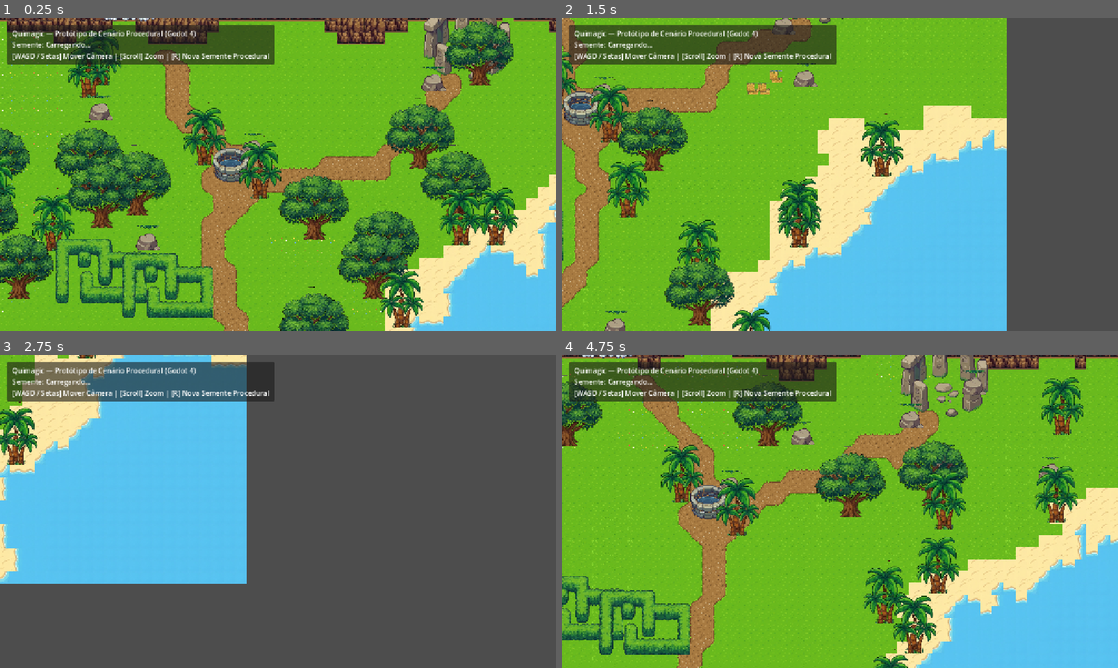
Above: before the commit, frames 1-4 (two rows, left to right).
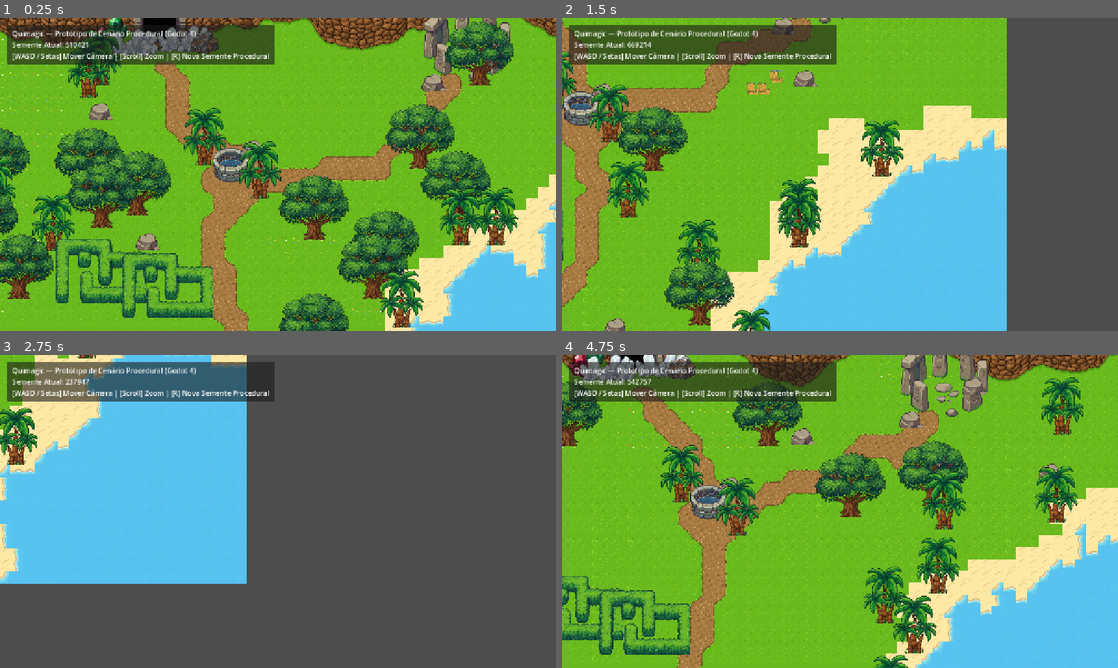
Above: after the commit, the same moments.

Repository: danilloevan/quimagic
Game: Godot game, scene res://scenes/world/world.tscn
The game is run twice, just before and just after one commit, with the same random seed, the same clock (stepped at 60 frames per second) and the same inputs.
Inputs (mouse positions are in pixels of both pictures, inside the frame that each line leads up to):
- Up to frame 1 (0.25 s): no input
- Up to frame 2 (1.5 s): tap Enter at 0.5 s; move the mouse to (962, 158) at 0.52 s; hold D 0.53-1.28 s; tap R at 0.6, 1.35 s; click (962, 158) at 0.67 s; move the mouse to (728, 190) at 1.27 s; hold S from 1.28 s (still down); click (728, 190) at 1.42 s
- Up to frame 3 (2.75 s): move the mouse to (333, 442) at 2.02 s; release S at 2.03 s; hold D from 2.03 s (still down); tap R at 2.1 s; click (333, 442) at 2.17 s
- Up to frame 4 (4.75 s): move the mouse to (812, 574) at 2.77 s; release D at 2.78 s; hold W 2.78-3.53 s; tap R at 2.85, 3.6, 4.35 s; click (812, 574) at 2.92 s; move the mouse to (1006, 558) at 3.52 s; hold A from 3.53 s (still down); click (1006, 558) at 3.67 s; move the mouse to (673, 464) at 4.27 s; click (673, 464) at 4.42 s

The runs differ from the first frame. In frame 1, 5.2% of the frame differs, in the area x 0-100%, y 0-87%; in frame 2, 0.5%; in frame 3, 0.1%; in frame 4, 4.4%.

Commit message:
fix: fix dirt tiles and set rock renders

Diff:
--- /dev/null
+++ b/assets/shaders/cliff.gdshader
@@ -0,0 +1,187 @@
+shader_type canvas_item;
+render_mode unshaded;
+
+// Perfil da falésia por coluna de pixel (gerado em CliffRenderer):
+//   linha 0: R = base (com rochas arredondadas), G = topo/borda, B = t da rocha da base (-1..1), A = largura da rocha da base (px)
+//   linha 1: R = base suave (sem rochas), G = t da rocha da borda (-1..1), B = largura da rocha da borda (px)
+uniform sampler2D profile : filter_nearest, repeat_disable;
+uniform vec2 area_size = vec2(2048.0, 512.0);
+uniform float seed = 0.0;
+uniform float shadow_px = 6.0;
+
+uniform vec4 col_outline : source_color = vec4(0.204, 0.122, 0.067, 1.0);
+uniform vec4 col_dark : source_color = vec4(0.353, 0.216, 0.110, 1.0);
+uniform vec4 col_mid_dark : source_color = vec4(0.478, 0.298, 0.149, 1.0);
+uniform vec4 col_mid : source_color = vec4(0.604, 0.400, 0.204, 1.0);
+uniform vec4 col_light : source_color = vec4(0.725, 0.510, 0.275, 1.0);
+uniform vec4 col_highlight : source_color = vec4(0.847, 0.651, 0.388, 1.0);
+uniform vec4 col_shadow : source_color = vec4(0.06, 0.14, 0.02, 0.40);
+
+float hash1(vec2 p) {
+	return fract(sin(dot(p, vec2(127.1, 311.7)) + seed) * 43758.5453);
+}
+
+vec2 hash2(vec2 p) {
+	return fract(sin(vec2(dot(p, vec2(127.1, 311.7)), dot(p, vec2(269.5, 183.3))) + seed) * 43758.5453);
+}
+
+// Dithering ordenado 4x4 (Bayer) para transições de tom com cara de pixel art
+float bayer4(vec2 p) {
+	int x = int(mod(p.x, 4.0));
+	int y = int(mod(p.y, 4.0));
+	int b_lo = (((x & 1) ^ (y & 1)) << 1) | (y & 1);
+	int xh = (x >> 1) & 1;
+	int yh = (y >> 1) & 1;
+	int b_hi = ((xh ^ yh) << 1) | yh;
+	return (float(b_lo * 4 + b_hi) + 0.5) / 16.0;
+}
+
+// Voronoi com distância real à borda da célula (técnica de Inigo Quilez).
+// Retorna: xy = pixel - centro da rocha (unid. de célula), z = distância à borda, w = hash da rocha
+vec4 voronoi(vec2 x) {
+	vec2 n = floor(x);
+	vec2 f = fract(x);
+	vec2 mg = vec2(0.0);
+	vec2 mr = vec2(0.0);
+	float md = 8.0;
+	for (int j = -1; j <= 1; j++) {
+		for (int i = -1; i <= 1; i++) {
+			vec2 g = vec2(float(i), float(j));
+			vec2 o = 0.2 + 0.6 * hash2(n + g);
+			vec2 r = g + o - f;
+			float d = dot(r, r);
+			if (d < md) {
+				md = d;
+				mr = r;
+				mg = g;
+			}
+		}
+	}
+	md = 8.0;
+	for (int j = -2; j <= 2; j++) {
+		for (int i = -2; i <= 2; i++) {
+			vec2 g = mg + vec2(float(i), float(j));
+			vec2 o = 0.2 + 0.6 * hash2(n + g);
+			vec2 r = g + o - f;
+			if (dot(mr - r, mr - r) > 0.00001) {
+				md = min(md, dot(0.5 * (mr + r), normalize(r - mr)));
+			}
+		}
+	}
+	return vec4(-mr, md, hash1(n + mg));
+}
+
+vec4 rock_color(float s) {
+	if (s < 0.22) return col_dark;
+	if (s < 0.42) return col_mid_dark;
+	if (s < 0.64) return col_mid;
+	if (s < 0.84) return col_light;
+	return col_highlight;
+}
+
+// Sombreamento de uma rocha abaulada: luz vindo de cima/esquerda, bordas mais escuras
+float boulder_shade(vec2 v, float edge01, float h) {
+	vec2 L = normalize(vec2(-0.55, -0.85));
+	float lit = clamp(dot(v / 0.5, L), -1.0, 1.0);
+	float rim = smoothstep(0.0, 1.0, edge01);
+	float s = 0.52 + 0.30 * lit * rim;
+	s *= mix(0.55, 1.0, rim);
+	s += (h - 0.5) * 0.14;
+	return s;
+}
+
+vec4 compute_cliff_color(vec2 uv) {
+	vec2 p = floor(uv * area_size) + 0.5;
+	int ix = clamp(int(p.x), 0, int(area_size.x) - 1);
+	vec4 a = texelFetch(profile, ivec2(ix, 0), 0);
+	vec4 b = texelFetch(profile, ivec2(ix, 1), 0);
+	float bottom = a.r;
+	float top = a.g;
+	float bt = a.b;
+	float bw = max(a.a, 1.0);
+	float base_smooth = b.r;
+	float tt = b.g;
+	float tw = max(b.b, 1.0);
+	float y = p.y;
+	float dith = (bayer4(p) - 0.5) * 0.10;
+
+	// --- Sombra projetada sobre a grama ---
+	if (y > bottom) {
+		float d = y - bottom;
+		if (d < 2.0) {
+			return col_shadow;
+		} else if (d < shadow_px) {
+			return vec4(col_shadow.rgb, col_shadow.a * 0.5);
+		} else {
+			return vec4(0.0);
+		}
+	}
+	// Contorno inferior
+	if (y > bottom - 1.0) {
+		return col_outline;
+	}
+
+	// --- Rochas arredondadas da base (silhueta recortada) ---
+	float bh = clamp(bw * 0.6, 9.0, 18.0);
+	float cap = sqrt(max(1.0 - bt * bt, 0.0));
+	float boul_top = bottom - bh * (0.45 + 0.55 * cap);
+	if (y >= boul_top && y > top + 4.0) {
+		float edge_px = (1.0 - abs(bt)) * bw * 0.5;
+		if (edge_px < 1.0 || y < boul_top + 1.0) {
+			return col_outline;
+		}
+		float v = (y - boul_top) / max(bottom - boul_top, 1.0);
+		vec2 vv = vec2(bt, v * 2.0 - 1.0) * 0.5;
+		float e = min(edge_px, min(y - boul_top, bottom - y)) / 5.0;
+		float h = hash1(vec2(floor(p.x - (bt + 1.0) * 0.5 * bw + 0.5), 3.0));
+		float s = boulder_shade(vv, e, h) - 0.06;
+		return rock_color(s + dith);
+	}
+
+	// --- Paredão rochoso (face voltada para o sul) ---
+	if (y >= top) {
+		float depth = y - top;
+		if (depth < 1.0) {
+			return col_dark;
+		}
+		// Rachaduras entre as rochas da borda descem um pouco pela face
+		float top_edge_px = (1.0 - abs(tt)) * tw * 0.5;
+		if (top_edge_px < 1.0 && depth < 5.0) {
+			return col_outline;
+		}
+		float ly = y - base_smooth;
+		vec2 scale = vec2(22.0, 15.0);
+		vec4 vor = voronoi(vec2(p.x, ly) / scale + vec2(13.7, 41.3));
+		float edge_px_face = vor.z * 17.0;
+		if (edge_px_face < 1.0) {
+			return col_outline;
+		}
+		float s = boulder_shade(vor.xy, edge_px_face / 5.0, vor.w);
+		float t = depth / max(bottom - top, 1.0);
+		s -= t * 0.20;
+		if (depth < 3.0) s += 0.12;
+		return rock_color(s + dith);
+	}
+
+	// --- Planalto do topo da montanha ---
+	float above = top - y;
+	if (above < 1.0) {
+		return col_highlight;
+	}
+	if (above < 2.0) {
+		return col_light;
+	}
+	vec4 vt = voronoi(p / vec2(16.0, 12.0) + vec2(7.1, 2.9));
+	float edge_px_top = vt.z * 14.0;
+	if (edge_px_top < 1.0) {
+		return col_mid_dark;
+	}
+	float s_top = 0.58 + 0.16 * clamp(dot(vt.xy / 0.5, normalize(vec2(-0.55, -0.85))), -1.0, 1.0) * smoothstep(0.0, 1.0, edge_px_top / 4.0);
+	s_top += (vt.w - 0.5) * 0.14;
+	s_top -= (1.0 - smoothstep(0.0, 1.0, edge_px_top / 3.0)) * 0.12;
+	return rock_color(s_top + dith);
+}
+
+void fragment() {
+	COLOR = compute_cliff_color(UV);
+}
--- /dev/null
+++ b/scratch/capture_cliff.gd
@@ -0,0 +1,19 @@
+extends SceneTree
+
+func _init() -> void:
+	var world_scene: PackedScene = load("res://scenes/world/world.tscn")
+	var world = world_scene.instantiate()
+	root.add_child(world)
+	await process_frame
+
+	var cam: Camera2D = world.get_node("DebugCamera")
+	cam.position = Vector2(1024, 220)
+	cam.zoom = Vector2(1.0, 1.0)
+
+	await process_frame
+	await process_frame
+
+	var img = root.get_texture().get_image()
+	img.save_png("res://scratch/cliff_preview.png")
+	print("Saved cliff preview!")
+	quit()
--- /dev/null
+++ b/scripts/world/cliff_renderer.gd
@@ -0,0 +1,155 @@
+class_name CliffRenderer
+extends Node2D
+
+## Renderiza o paredão rochoso da montanha com silhueta contínua (sem degraus de tile).
+## O contorno é calculado por coluna de pixel a partir de ruído suave e gravado numa textura
+## de perfil; o shader desenha rochas arredondadas (Voronoi), a borda iluminada do planalto,
+## as pedras recortadas da base e a sombra na grama. A colisão segue o mesmo contorno.
+
+const CLIFF_SHADER := preload("res://assets/shaders/cliff.gdshader")
+const SHADOW_PX := 6.0
+## Quanto da base o personagem pode "sobrepor" antes de colidir (efeito de profundidade)
+const COLLISION_INSET := 8.0
+const COLLISION_STEP := 8
+
+@export var baseline_row: float = 10.0
+@export var amplitude_rows: float = 5.0
+@export var min_row: float = 6.0
+@export var max_row: float = 14.0
+@export var wall_height_tiles: float = 2.5
+
+var bottom_px := PackedFloat32Array()
+var top_px := PackedFloat32Array()
+
+var _tile_size := 32
+var _width_tiles := 0
+var _last_rows := PackedInt32Array()
+var _rect: ColorRect
+var _body: StaticBody2D
+
+
+func generate(noise: FastNoiseLite, width_tiles: int, tile_size: int, seed_val: int) -> void:
+	_clear()
+	_tile_size = tile_size
+	_width_tiles = width_tiles
+	var w := width_tiles * tile_size
+	var rng := RandomNumberGenerator.new()
+	rng.seed = seed_val + 4242
+
+	var base_rocks := _scallops(w, rng, 12, 28, 2.0, 6.0)
+	var rim_rocks := _scallops(w, rng, 10, 24, 1.5, 4.5)
+
+	bottom_px.resize(w)
+	top_px.resize(w)
+	var img := Image.create(w, 2, false, Image.FORMAT_RGBAF)
+	var max_bottom := 0.0
+
+	for x in range(w):
+		var xf := (x + 0.5) / tile_size
+		var row := baseline_row + noise.get_noise_2d(xf * 1.5, 0.0) * amplitude_rows
+		row = _soft_clamp(row, min_row, max_row)
+		var base := (row + 1.0) * tile_size
+		var wall_h := wall_height_tiles * tile_size + noise.get_noise_2d(xf * 3.0, 50.0) * 10.0
+
+		var bottom := base + base_rocks[x].x
+		var top := base - wall_h - rim_rocks[x].x
+		bottom_px[x] = bottom
+		top_px[x] = top
+		max_bottom = maxf(max_bottom, bottom)
+
+		img.set_pixel(x, 0, Color(bottom, top, base_rocks[x].y, base_rocks[x].z))
+		img.set_pixel(x, 1, Color(base, rim_rocks[x].y, rim_rocks[x].z, 0.0))
+
+	_compute_last_rows()
+
+	var h := int(ceil(max_bottom + SHADOW_PX + 2.0))
+	var mat := ShaderMaterial.new()
+	mat.shader = CLIFF_SHADER
+	mat.set_shader_parameter("profile", ImageTexture.create_from_image(img))
+	mat.set_shader_parameter("area_size", Vector2(w, h))
+	mat.set_shader_parameter("seed", float(seed_val % 1000) * 0.137)
+	mat.set_shader_parameter("shadow_px", SHADOW_PX)
+
+	_rect = ColorRect.new()
+	_rect.name = "CliffSurface"
+	_rect.mouse_filter = Control.MOUSE_FILTER_IGNORE
+	_rect.position = Vector2.ZERO
+	_rect.size = Vector2(w, h)
+	_rect.material = mat
+	_rect.texture_filter = CanvasItem.TEXTURE_FILTER_NEAREST
+	add_child(_rect)
+
+	_build_collision(w)
+
+
+## Última linha de tiles (inclusive) ocupada pela falésia na coluna informada
+func last_cliff_row(cx: int) -> int:
+	if cx < 0 or cx >= _last_rows.size():
+		return int(baseline_row)
+	return _last_rows[cx]
+
+
+func is_cliff_cell(cell: Vector2i) -> bool:
+	if cell.x < 0 or cell.x >= _last_rows.size():
+		return false
+	return cell.y <= _last_rows[cell.x]
+
+
+func _compute_last_rows() -> void:
+	_last_rows.resize(_width_tiles)
+	for cx in range(_width_tiles):
+		var deepest := 0.0
+		for i in range(_tile_size):
+			deepest = maxf(deepest, bottom_px[cx * _tile_size + i])
+		# Ignora sobreposições mínimas (<= 4px) na célula de baixo
+		_last_rows[cx] = int(floor((deepest - 4.0) / _tile_size))
+
+
+func _build_collision(w: int) -> void:
+	_body = StaticBody2D.new()
+	_body.name = "CliffCollision"
+	var poly := CollisionPolygon2D.new()
+	var pts := PackedVector2Array()
+	pts.append(Vector2(0, 0))
+	var x := 0
+	while x < w:
+		pts.append(Vector2(x, bottom_px[x] - COLLISION_INSET))
+		x += COLLISION_STEP
+	pts.append(Vector2(w, bottom_px[w - 1] - COLLISION_INSET))
+	pts.append(Vector2(w, 0))
+	poly.polygon = pts
+	_body.add_child(poly)
+	add_child(_body)
+
+
+## Sequência de "rochas" lado a lado: cada uma gera um arco semicircular (bojo arredondado).
+## Retorna por coluna: x = profundidade do bojo (px), y = posição relativa t (-1..1), z = largura.
+func _scallops(w: int, rng: RandomNumberGenerator, min_w: int, max_w: int, min_d: float, max_d: float) -> Array[Vector3]:
+	var out: Array[Vector3] = []
+	out.resize(w)
+	var x := -rng.randi_range(0, max_w)
+	while x < w:
+		var bw := rng.randi_range(min_w, max_w)
+		var depth := rng.randf_range(min_d, max_d)
+		for i in range(bw):
+			var px := x + i
+			if px < 0 or px >= w:
+				continue
+			var t := (i + 0.5) / bw * 2.0 - 1.0
+			out[px] = Vector3(sqrt(maxf(1.0 - t * t, 0.0)) * depth, t, bw)
+		x += bw
+	return out
+
+
+func _soft_clamp(v: float, lo: float, hi: float) -> float:
+	var mid := (lo + hi) * 0.5
+	var half := (hi - lo) * 0.5
+	return mid + half * tanh((v - mid) / half)
+
+
+func _clear() -> void:
+	for child in get_children():
+		remove_child(child)
+		child.queue_free()
+	_rect = null
+	_body = null
--- a/scripts/world/debug_camera.gd
+++ b/scripts/world/debug_camera.gd
@@ -7,7 +7,7 @@
 @export var max_zoom: float = 2.5
 @export var map_generator: MapGenerator
 
-@onready var info_label: Label = $CanvasLayer/InfoLabel
+@onready var info_label: Label = $CanvasLayer/PanelContainer/MarginContainer/InfoLabel
 
 
 func _ready() -> void:
--- a/scripts/world/map_generator.gd
+++ b/scripts/world/map_generator.gd
@@ -94,6 +94,9 @@
 var moisture_noise: FastNoiseLite
 var path_noise: FastNoiseLite
 
+# Paredão da montanha com contorno orgânico (shader), criado sob demanda
+var cliff_renderer: CliffRenderer
+
 # Campo do caminho em vértices (cantos dos tiles) e células resultantes (célula -> máscara)
 var _path_vertices: Dictionary = {}
 var _path_cells: Dictionary = {}
@@ -115,6 +118,7 @@
 
 func generate_map() -> void:
 	_ensure_path_layer()
+	_ensure_cliff_renderer()
 	_init_noises()
 	_clear_map()
 
@@ -161,6 +165,16 @@
 	if not path_layer.tile_set:
 		path_layer.tile_set = PathTilesetBuilder.build(tile_size)
 	path_layer.texture_filter = CanvasItem.TEXTURE_FILTER_NEAREST
+
+
+## A falésia fica acima da grama e dos caminhos, mas abaixo da decoração e dos props
+func _ensure_cliff_renderer() -> void:
+	if cliff_renderer:
+		return
+	cliff_renderer = CliffRenderer.new()
+	cliff_renderer.name = "CliffRenderer"
+	add_child(cliff_renderer)
+	move_child(cliff_renderer, path_layer.get_index() + 1)
 
 
 func _clear_map() -> void:
@@ -193,17 +207,9 @@
 
 
 func _generate_cliffs() -> void:
-	# Falésias no terço superior (Norte) com profundidade de paredão rochoso
-	for x in range(map_width):
-		var local_cliff_y = _cliff_y_at(x)
-
-		# Topo e paredes da montanha
-		for y in range(0, local_cliff_y - 2):
-			ground_layer.set_cell(Vector2i(x, y), TILE_SOURCE_ID, TILE_CLIFF_TOP)
-
-		ground_layer.set_cell(Vector2i(x, local_cliff_y - 2), TILE_SOURCE_ID, TILE_CLIFF_TOP_EDGE)
-		ground_layer.set_cell(Vector2i(x, local_cliff_y - 1), TILE_SOURCE_ID, TILE_CLIFF_WALL_1 if x % 2 == 0 else TILE_CLIFF_WALL_2)
-		ground_layer.set_cell(Vector2i(x, local_cliff_y), TILE_SOURCE_ID, TILE_CLIFF_BASE)
+	# Falésias no terço superior (Norte): contorno contínuo por pixel, rochas arredondadas
+	# e colisão própria. A grama continua por baixo e aparece nas reentrâncias do paredão.
+	cliff_renderer.generate(elevation_noise, map_width, tile_size, seed_val)
 
 
 func _generate_water_shores() -> void:
@@ -265,9 +271,7 @@
 
 
 func _cliff_y_at(x: int) -> int:
-	var cliff_baseline = 10
-	var elev_offset = int(elevation_noise.get_noise_2d(x * 1.5, 0) * 5.0)
-	return clampi(cliff_baseline + elev_offset, 6, 14)
+	return cliff_renderer.last_cliff_row(x)
 
 
 func _generate_paths() -> void:
@@ -351,6 +355,8 @@
 	for cell in [v, v + Vector2i(-1, 0), v + Vector2i(0, -1), v + Vector2i(-1, -1)]:
 		if not _is_within_bounds(cell):
 			continue
+		if cliff_renderer and cliff_renderer.is_cliff_cell(cell):
+			return false
 		var tile := ground_layer.get_cell_atlas_coords(cell)
 		if _is_water_tile(tile) or _is_cliff_tile(tile):
 			return false
@@ -390,7 +396,7 @@
 
 	# 1. Entrada da Caverna na falésia
 	var cave_x = int(map_width * 0.35)
-	var cave_y = 10
+	var cave_y = _cliff_y_at(cave_x)
 	var cave_world_pos = Vector2(cave_x * tile_size, cave_y * tile_size)
 	_instantiate_prop(SCENE_CAVE, cave_world_pos)
 
@@ -457,7 +463,8 @@
 		var ground_tile = ground_layer.get_cell_atlas_coords(tile_coord)
 
 		# Nunca instanciar em água, areia ou estrada de pedras
-		if not _is_water_or_sand(ground_tile) and not _is_near_path(tile_coord, 1):
+		if not _is_water_or_sand(ground_tile) and not _is_near_path(tile_coord, 1) \
+				and not cliff_renderer.is_cliff_cell(tile_coord + Vector2i(0, -1)):
 			var world_pos = Vector2(rx * tile_size, ry * tile_size)
 
 			# Distância segura do poço e caverna
Not shown, added: assets/shaders/cliff.gdshader.uid
Binary file changed: assets/sprites/props/big_tree.png
Binary file changed: assets/sprites/props/boulder_cluster.png
Binary file changed: assets/sprites/props/palm_tree.png
Not shown, added: scratch/capture_cliff.gd.uid
Binary file added: scratch/cliff_preview.png
Not shown, added: scratch/cliff_preview.png.import
Not shown, added: scripts/world/cliff_renderer.gd.uid
